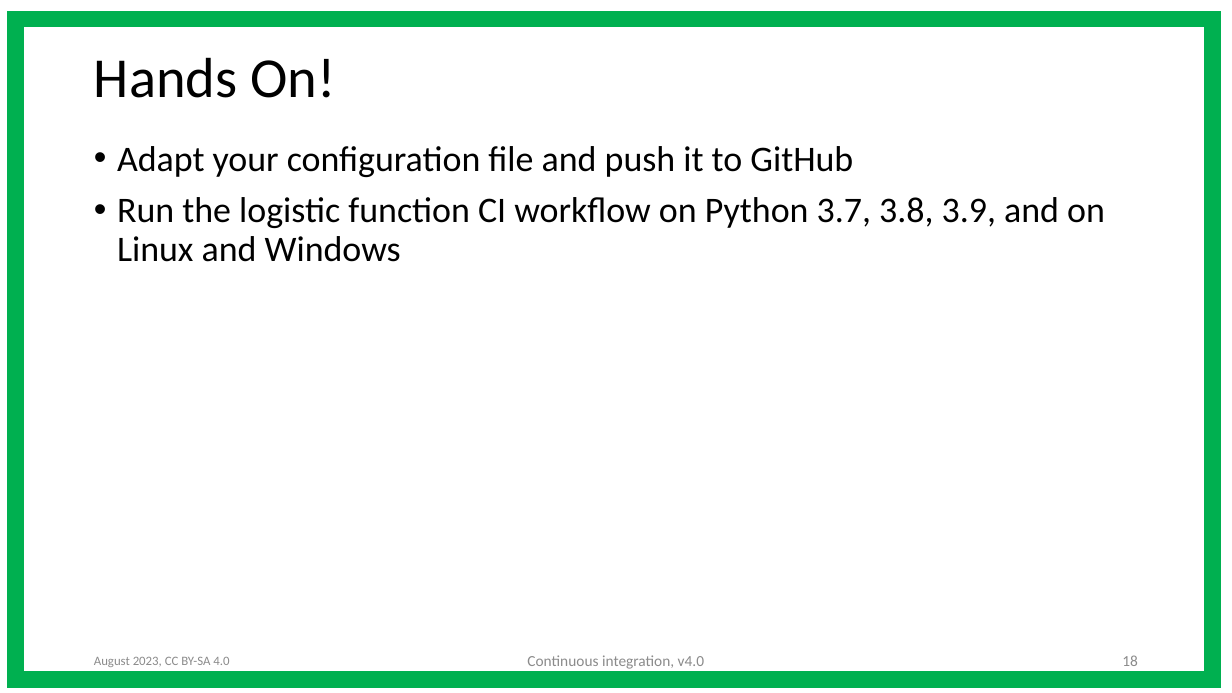
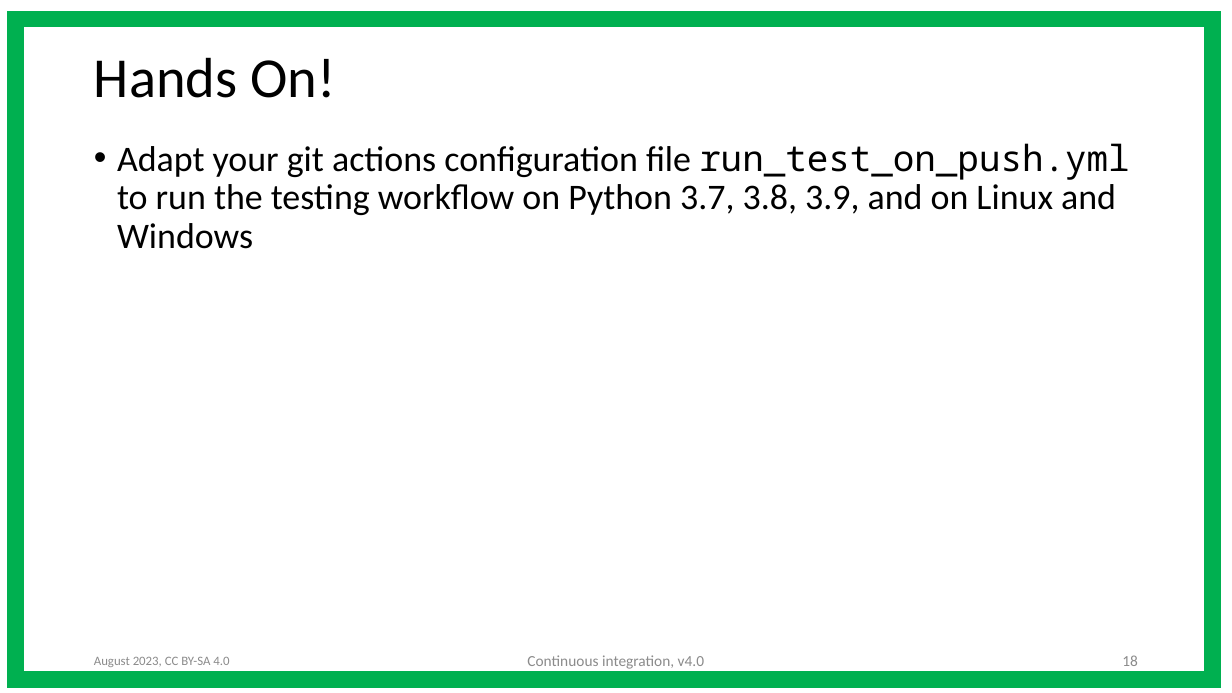
Before and after one commit to ASPP/testing_debugging_profiling, a slide deck: slide 18 of continuous_integration.pptx. Drawn at 1232x693 pixels with LibreOffice and Linux fonts; fonts in the diff are those of the drawing. Boxes give left, top, right and bottom in pixels: in the first picture for what was removed or moved away, otherwise in the second. Text is boxed around its words. In the diff, an @@ line names an element or a change of style, - is before the commit and + after.

```diff
--- a/continuous_integration.pptx
+++ b/continuous_integration.pptx
@@ text at (x1=117, y1=143, x2=1129, y2=249): text changed @@
-• Adapt your configuration file and push it to GitHub
-• Run the logistic function CI workflow on Python 3.7, 3.8, 3.9, and on Linux and Windows
+• Adapt your git actions configuration file run_test_on_push.yml to run the testing workflow on Python 3.7, 3.8, 3.9, and on Linux and Windows
```
Also in this commit, not shown: 6 other slides changed.
